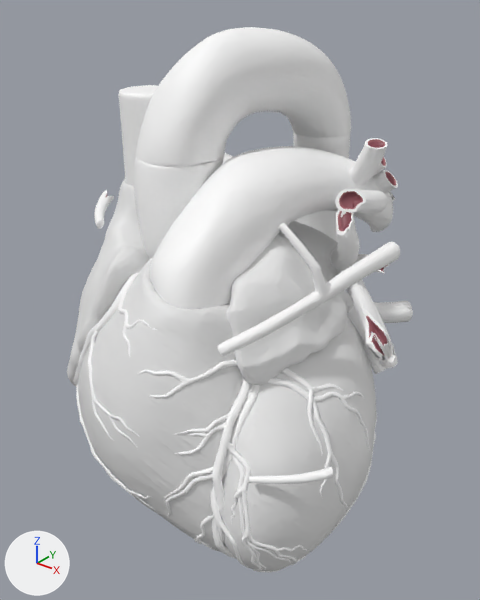
The glTF model lessons/heart-lab/models/heart.glb, before and after one commit.
One viewpoint serves both versions: a 50 mm camera at (1.371, -1.711, 1.249) aimed at (0.097, -0.12, 0.262). The axes (+X, +Y, +Z) are drawn at lower left. The lights are the same throughout. The picture after the commit comes second. Where no turn or scale is listed for an object, it has been applied to the vertices. Vertices at exactly the same position are counted once.

The first picture shows 'aorta', 'cardiacVeins', 'coronaryArteries', 'leftAtrium', 'leftVentricle', 'pulmonaryArtery', 'pulmonaryVeins', 'rightAtrium', 'rightVentricle', 'venaCava'.
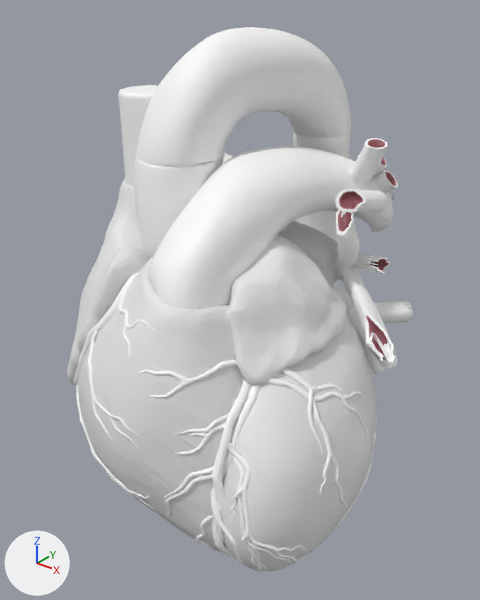
Where the newer file only moved an object's origin or applied its transform, the numbers keep the older frame.

Edits to the bpy script that builds the scene:
```text
Change me_pulmonaryartery:
    used by ob_pulmonaryartery; location = (0.13, -0.086, 0.565)
    remove me_pulmonaryartery.from_pydata(...)  # 4435 vertices, 8862 faces; spans x -0.47..0.47, y -0.463..0.463, z -0.229..0.229
    add me_pulmonaryartery.from_pydata(...)  # 3856 vertices, 7708 faces; spans x -0.47..0.352, y -0.461..0.463, z -0.176..0.229
    me_pulmonaryartery part 1: the loose piece of 582 vertices spanning x 0.221..0.47, y -0.463..0.101, z -0.229..0.09 is deleted
    other edits to the shape of me_pulmonaryartery do not show in these pictures
Change me_pulmonaryveins:
    used by ob_pulmonaryveins; location = (0.087, -0.058, 0.339)
    remove me_pulmonaryveins.from_pydata(...)  # 3814 vertices, 7608 faces; spans x -0.616..0.616, y -0.554..0.554, z -0.408..0.408
    add me_pulmonaryveins.from_pydata(...)  # 3530 vertices, 7048 faces; spans x -0.613..0.559, y -0.005..0.554, z -0.408..0.408
    me_pulmonaryveins part 2: the loose piece of 150 vertices spanning x -0.616..-0.475, y -0.249..-0.061, z 0.118..0.198 is deleted
    me_pulmonaryveins part 3: the loose piece of 133 vertices spanning x 0.424..0.616, y -0.554..-0.406, z -0.309..-0.251 is deleted
    other edits to the shape of me_pulmonaryveins do not show in these pictures
```

Location of each change, [x1, y1, x2, y2] in pixels of the pictures (480 x 600 px):
'pulmonaryArtery', reshaped (21% shorter): before [150, 138, 400, 356]; after [150, 138, 398, 309]
'pulmonaryVeins', reshaped: before [94, 190, 413, 484]; after [330, 209, 413, 374]
part 1 of me_pulmonaryartery, deleted: before [217, 223, 400, 356]
part 2 of me_pulmonaryveins, deleted: before [94, 190, 114, 229]
part 3 of me_pulmonaryveins, deleted: before [249, 466, 333, 484]
